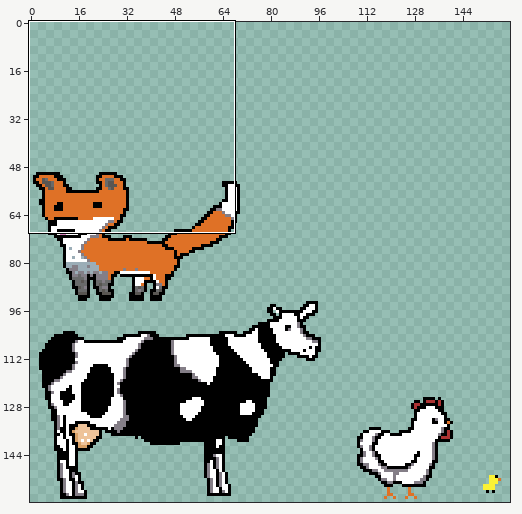
Edited in one commit: sprite sheet (Assets/ArtAssest/Animals/AnimalsForPopulationOutOfBounds.png). The picture above shows the old version from afar; the outline marks the close-up.
Close-up. Before the edit:
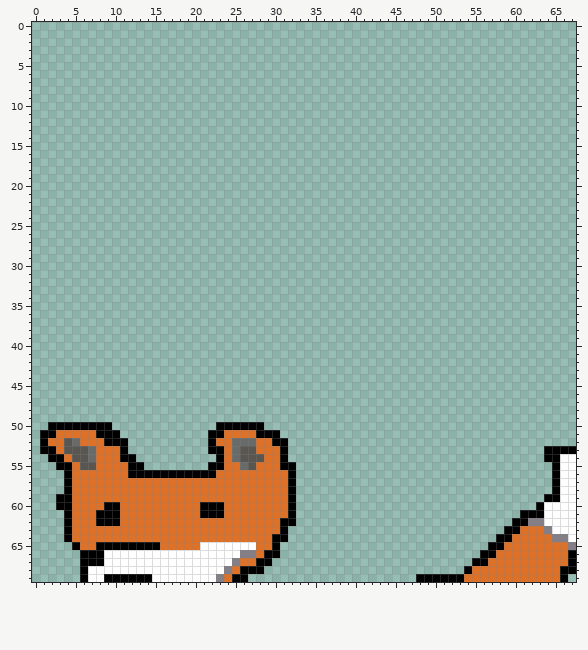
The file is 160x160 pixels. Shown: x 0..67, y 0..69. The old version is drawn lined up with the new one. The commit also changed other parts of the picture, which this record leaves out.
After the commit:
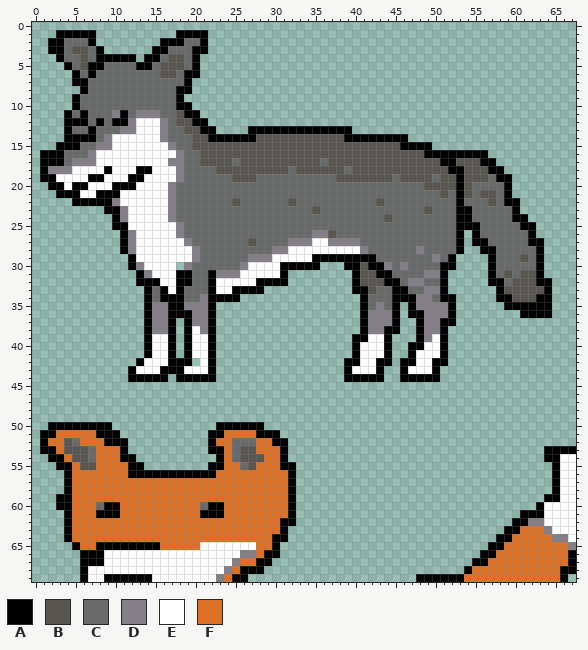
Palette (. is transparent): A #000000  B #595652  C #696a6a  D #847e87  E #ffffff  F #df7126
What changed:
drawings rearranged on the sheet (the old picture shows each at its new place)
Changed rows in their new state; - is an unchanged pixel.
first column x 1:
 1 --AAAAA----------AAAA-------------------------------------------
 2 -AACCCA--------AAACCA-------------------------------------------
 3 -AACBBCA------AACCCAA-------------------------------------------
 4 --ACCBCAAAAA-AACBBCA--------------------------------------------
 5 ---ACBAACCCCAACBBBCA--------------------------------------------
 6 ----ACACCCCCCCCBBCAA--------------------------------------------
 7 ----AACCCCCCCCCCCCA---------------------------------------------
 8 -----ACCCCCCCCCCCAA---------------------------------------------
 9 ----ACCCCCCCCCCCCA----------------------------------------------
10 ----ACCCCCCCCCCCCAA---------------------------------------------
11 ---ACACCCDACDDDCCBAA--------------------------------------------
12 ---AAACACAADEEEDCBBAA-------------------------------------------
13 ---ACCACCCDDEEEDCCBBAA----AAAAAAAAAAAAA-------------------------
14 ---AAAACDEEEEEEDCCCBBAAAAAABBBBBBBBBBBAAAAAAAA------------------
15 --AAACCDDEEEEEEEDCCBBBBBBBBBBBBBBBBBBBBBBBBBBAAAA---------------
16 AAACCCDEEEEEEEEEEDCCBBBBBBBBBBBBBBBBBBBBBBBBBBBBAAAAAAAA--------
17 AAACDDDEEEEEEEEEDDCCBBBBCBBBBBBBBBBCBBBBBBBBBBBBBBAABBBAA-------
18 ADDDEEEEAEEEAAEEEDCCCCBBBBBBBBBCBBBBBBCBBBBBBBBBBBBAABBBAA------
19 AAEEEEAAEEEAAEEEEDCCCCCCBBBCCCCCCCCCCBBBBBBBCBBBBCBBABBBCAA-----
20 -AAEAAEEEAAAEEEEDCCCCCCCCCCCCCCCCCCCCCCCCCCCCCCCBBBBABCCCCA-----
21 --AAAEEAAAEEEEEEDCCCCCCCCCCCCCCCCCCCCCCCCCCCCCCCCCBCABCBBCA-----
22 ----AAAAADEEEEEEDCCCCCCCBCCCCCCBCCCCCCCCCCBCCCCCCCCCACCCBCAA----
23 --------AADEEEEEDCCCCCCCCCCCCCCCCCBCCCCCCCCCCCCCBCCCAACCCCCA----
24 ---------ADEEEEEDCCCCCCCCCCCCCCCCCCCCCCCCCCBCCCCCCCCAACCCCCAA---
25 ---------AAEEEEEEDCCCCCCCCCCCCCCCCCCCCCCCCCCCCCCCCCCAAACCCCCAA--
26 ----------ADEEEEEDCCCCCCCCCCCCCCCCDDBCCCCCCCCCCCCCCCA-ACCCCCCA--
27 ----------ADEEEEEEDCCCCCCCBCCCCDDDEEDDDDCCCCCCCCCCCCA-AACCCCCAA-
28 ----------ADEEEEEEEDCCCCCCCCCDDEEEEEEEEEDCCCCCCDCCCCA--AACCCCCA-
29 -----------AEEEEEEEDCCCCCCDDDEEEEEAAAAAAAACCCCCCCDCA----ACCCBCA-
30 -----------ADEEEE-DCCCCCCDEEEEAAAAA---AABAADCDCCCCAA----ACCCCCA-
31 ------------ADEEEAACCADDDEEEEEA--------ABBAACCCCDDA-----ACBCBBA-
32 ------------AAAEEAACCAEEEEEAAAA--------ABBBAACDDCCA-----AACBBBAA
33 -------------ACAEACCCAEEAAAA-----------AABCCAACCDDA------ABBBBBA
34 -------------ACAAACCDAAAA---------------ACCCAAADDCAA-----AABBBAA
35 -------------ADDAADDDA------------------ACDCA-ADDDDA------AAAAAA
36 -------------ADDAAADDA------------------ADDDA-AADDDA--------AAAA
37 -------------ADDA-ADDA------------------ADDDA--ADDAA------------
38 -------------ADDA-AEDA------------------ADDAA--ADDA-------------
39 -------------AEEA-AEEA-----------------AAEEA---ADEA-------------
40 -------------AEEA-AEEA-----------------AEEEA--AAEEA-------------
41 -------------AEEA-AEEA-----------------AEEEA--AEEEA-------------
42 ------------AEEEAAA-EA----------------AAEEAA-AAEEAA-------------
43 -----------AEEEAAAEEEA----------------AEEEA--AEEEA--------------
44 -----------AAAAA-AAAAA----------------AAAAA--AAAAA--------------
first column x 8:
60 C------------C
62 FFF-----------
Pixel boxes of the changes (left, top, right, bottom) in both close-ups:
added: (40, 30, 552, 382)
changed: (96, 502, 120, 526)
changed: (200, 502, 208, 510)
